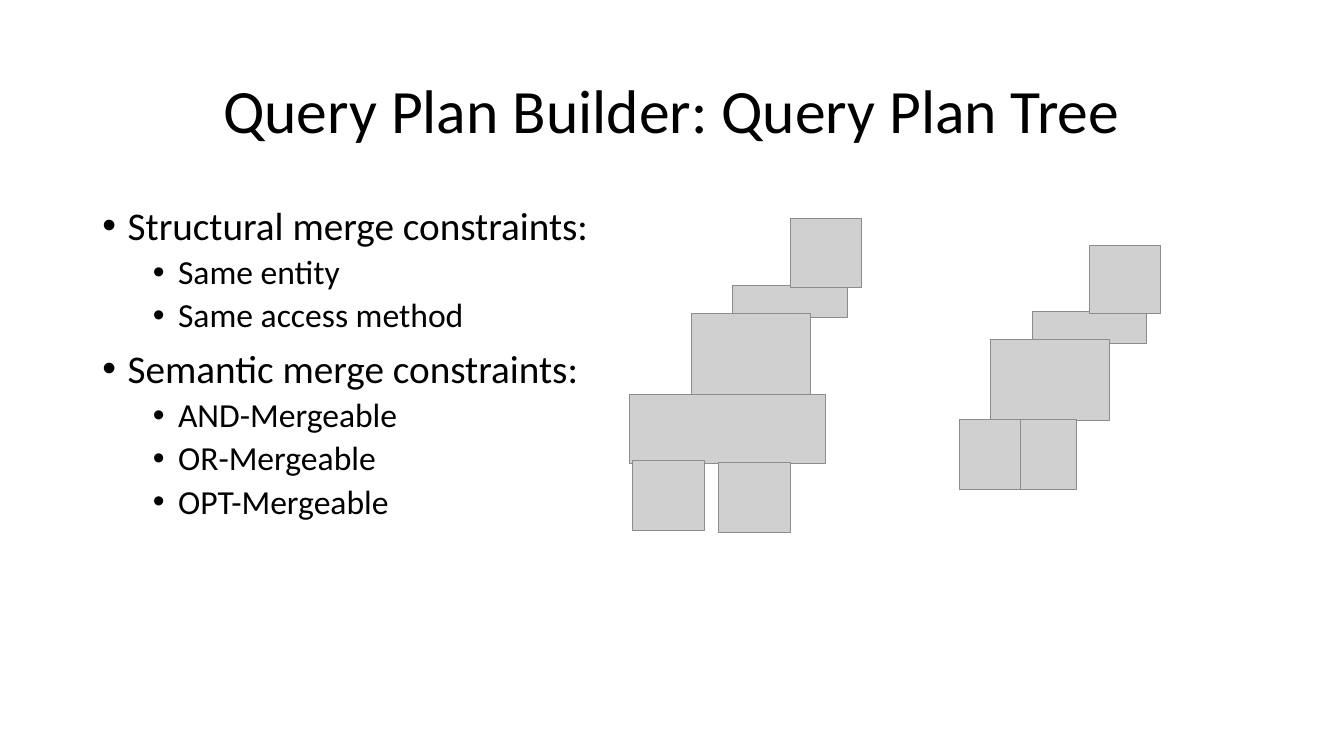
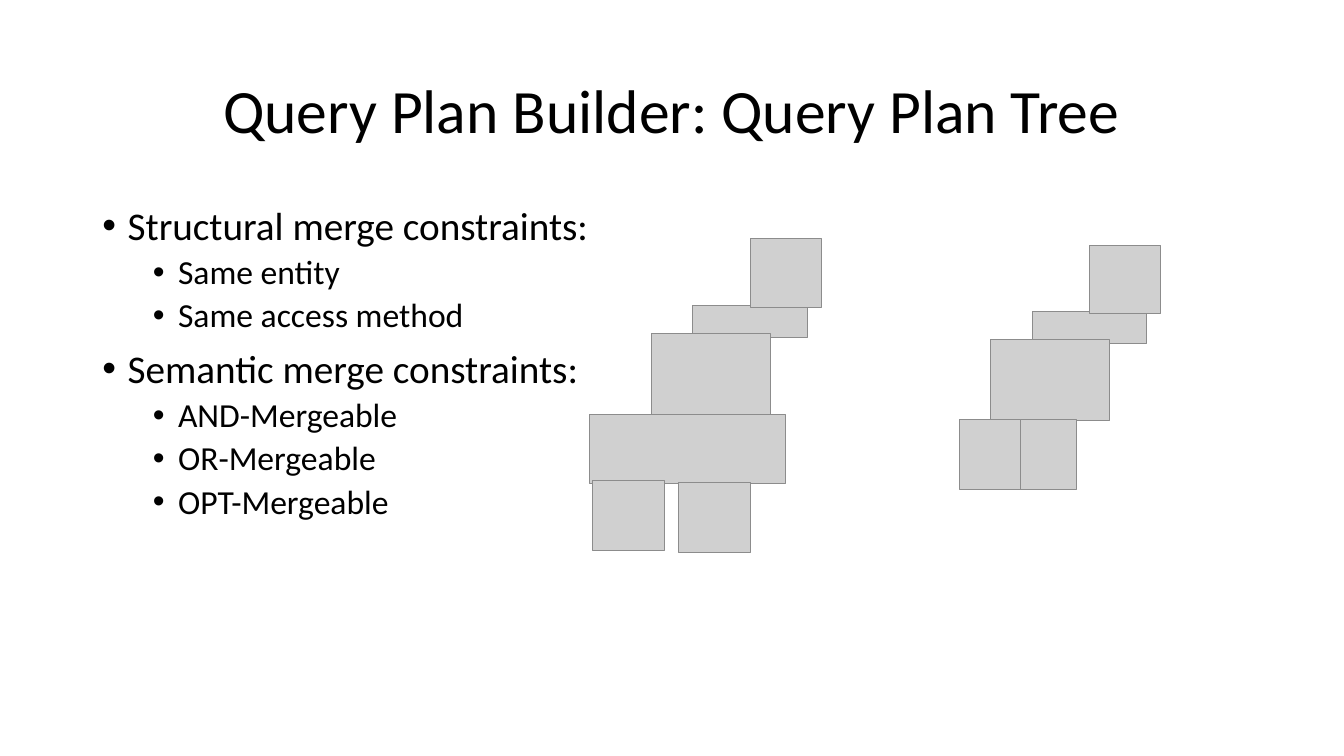
Before and after one commit to SImrul/LSDM-Project, a slide deck: slide 35 of lsdm presentation/lsdm presentation.pptx (slide 34 before the commit). Drawn at 1344x756 pixels with LibreOffice and Linux fonts; fonts in the diff are those of the drawing; grey boxes stand for pictures; background and template pictures are left out. Boxes give left, top, right and bottom in pixels: in the first picture for what was removed or moved away, otherwise in the second. Text is boxed around its words. In the diff, an @@ line names an element or a change of style, - is before the commit and + after.

```diff
--- a/lsdm presentation/lsdm presentation.pptx
+++ b/lsdm presentation/lsdm presentation.pptx
@@ 6 pictures moved together from (x1=630, y1=219, x2=862, y2=532) to (x1=590, y1=239, x2=822, y2=553) @@
```
Also in this commit, not shown: 1 other slide changed, 2 slides added.
